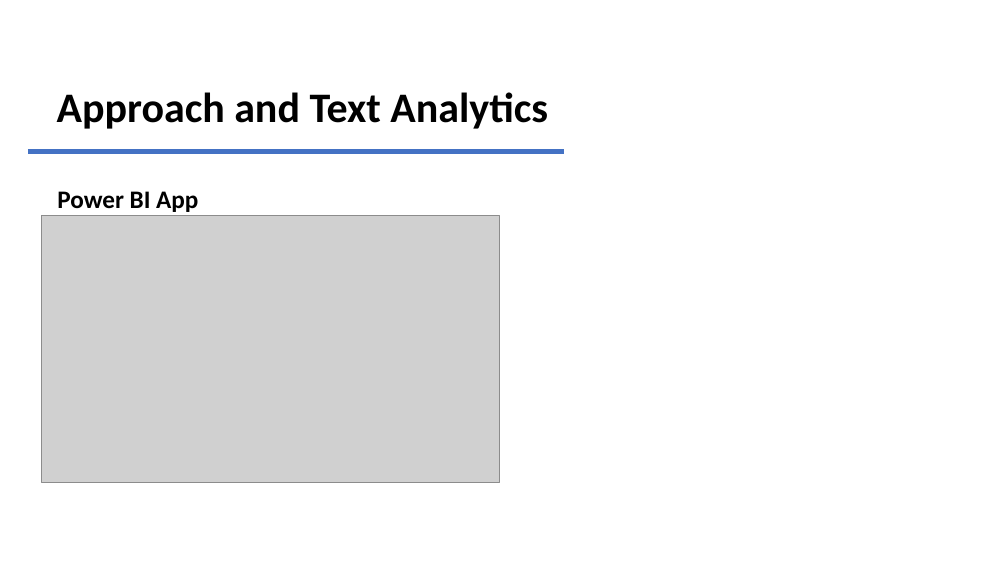
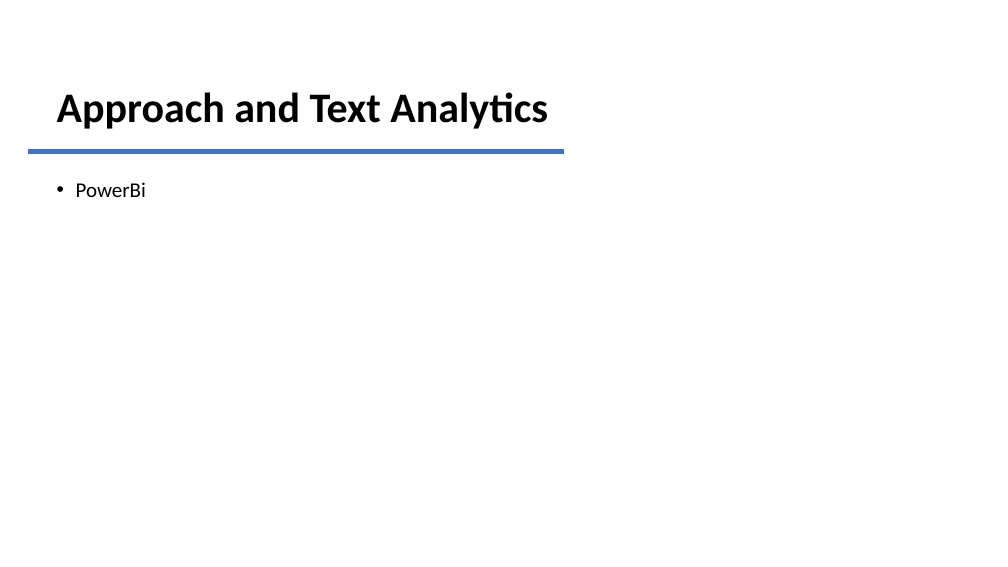
Before and after one commit to thompland777/HOD, a slide deck: slide 4 of HackOnData_Team_Douglass.pptx. Drawn at 1008x567 pixels with LibreOffice and Linux fonts; fonts in the diff are those of the drawing; grey boxes stand for pictures; background and template pictures are left out. Boxes give left, top, right and bottom in pixels: in the first picture for what was removed or moved away, otherwise in the second. Text is boxed around its words. In the diff, an @@ line names an element or a change of style, - is before the commit and + after.

```diff
--- a/HackOnData_Team_Douglass.pptx
+++ b/HackOnData_Team_Douglass.pptx
@@ text removed at [57,191,198,212] @@
-Power BI App
@@ text added at [76,182,146,197], 20 pt, text #000000 @@
+• PowerBi
@@ picture removed at [42,216,500,482] @@
```
Also in this commit, not shown: 4 other slides changed.
